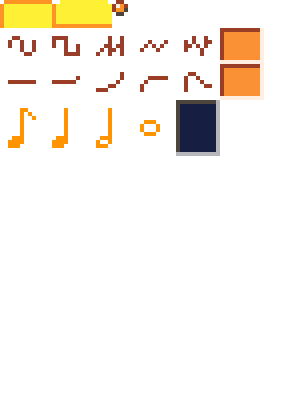
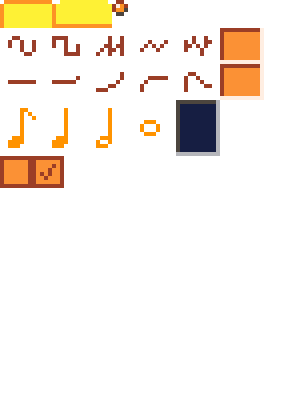
Layered file, before and after one edit (w=300, h=400). Changes by layer:
added layer "checkbox" above "Volume Defaults" over [0, 156, 64, 188]
